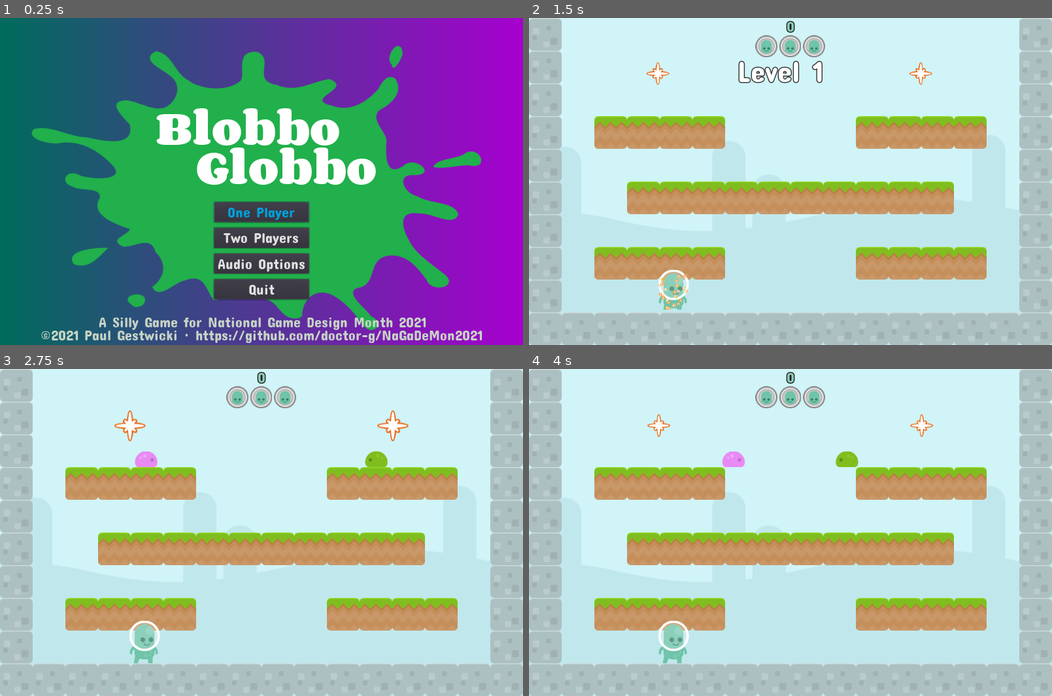
Above: before the commit, frames 1-4 (two rows, left to right).
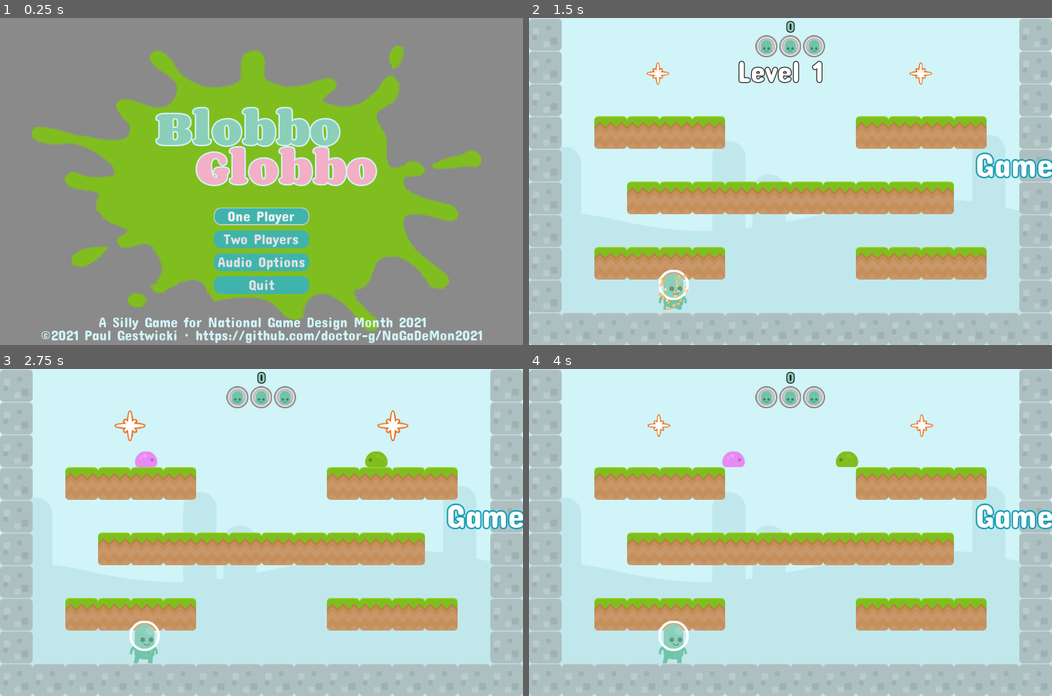
Above: after the commit, the same moments.

Repository: doctor-g/AltNaGaDeMon2021
Game: Godot game, scene res://Screens/MainMenu.tscn
Same seed, same stepped clock (60 frames per second), same inputs: the game is played once before the commit and once after it. This scene is started directly instead of the project's main scene.
Inputs:
- Up to frame 1 (0.25 s): no input
- Up to frame 2 (1.5 s): click "One Player" at 0.5 s
- Up to frame 3 (2.75 s): no input
- Up to frame 4 (4 s): no input

The runs differ from the first frame. In frame 1, 100% of the frame differs, in the area x 0-100%, y 0-100%; in frame 2, 0.8%; in frame 3, 0.8%; in frame 4, 0.8%.

Commit message:
Match main menu colors to in-game colors

Diff:
--- a/project/Common/ui_theme.tres
+++ b/project/Common/ui_theme.tres
@@ -1,6 +1,38 @@
-[gd_resource type="Theme" load_steps=3 format=2]
+[gd_resource type="Theme" load_steps=7 format=2]
 
 [ext_resource path="res://Common/ConcertOne-Regular.ttf" type="DynamicFontData" id=1]
+
+[sub_resource type="StyleBoxFlat" id=2]
+bg_color = Color( 0.25098, 0.705882, 0.67451, 1 )
+border_width_left = 2
+border_width_top = 2
+border_width_right = 2
+border_width_bottom = 2
+corner_radius_top_left = 15
+corner_radius_top_right = 15
+corner_radius_bottom_right = 15
+corner_radius_bottom_left = 15
+
+[sub_resource type="StyleBoxFlat" id=3]
+bg_color = Color( 0.3348, 0.93, 0.89032, 1 )
+corner_radius_top_left = 15
+corner_radius_top_right = 15
+corner_radius_bottom_right = 15
+corner_radius_bottom_left = 15
+
+[sub_resource type="StyleBoxFlat" id=4]
+bg_color = Color( 0.25098, 0.705882, 0.67451, 1 )
+corner_radius_top_left = 15
+corner_radius_top_right = 15
+corner_radius_bottom_right = 15
+corner_radius_bottom_left = 15
+
+[sub_resource type="StyleBoxFlat" id=5]
+bg_color = Color( 0.1296, 0.36, 0.34464, 1 )
+corner_radius_top_left = 15
+corner_radius_top_right = 15
+corner_radius_bottom_right = 15
+corner_radius_bottom_left = 15
 
 [sub_resource type="DynamicFont" id=1]
 size = 32
@@ -9,4 +41,7 @@
 
 [resource]
 default_font = SubResource( 1 )
-Button/colors/font_color_focus = Color( 0, 0.627451, 0.847059, 1 )
+Button/styles/focus = SubResource( 2 )
+Button/styles/hover = SubResource( 3 )
+Button/styles/normal = SubResource( 4 )
+Button/styles/pressed = SubResource( 5 )
--- a/project/Screens/MainMenu.tscn
+++ b/project/Screens/MainMenu.tscn
@@ -1,21 +1,17 @@
-[gd_scene load_steps=12 format=2]
+[gd_scene load_steps=10 format=2]
 
 [ext_resource path="res://Common/ui_theme.tres" type="Theme" id=1]
 [ext_resource path="res://Screens/MainMenu.gd" type="Script" id=2]
 [ext_resource path="res://Screens/menu.ogg" type="AudioStream" id=3]
 [ext_resource path="res://Screens/title_font.tres" type="DynamicFontData" id=4]
 [ext_resource path="res://UI/OptionsMenu.tscn" type="PackedScene" id=5]
-[ext_resource path="res://UI/green-splat-vector-clipart_800.png" type="Texture" id=6]
+[ext_resource path="res://Screens/splat.png" type="Texture" id=6]
 [ext_resource path="res://Common/ConcertOne-Regular.ttf" type="DynamicFontData" id=7]
-
-[sub_resource type="Gradient" id=2]
-colors = PoolColorArray( 0, 0.421875, 0.362549, 1, 0.653809, 0, 0.8125, 1 )
-
-[sub_resource type="GradientTexture" id=3]
-gradient = SubResource( 2 )
 
 [sub_resource type="DynamicFont" id=1]
 size = 84
+outline_size = 3
+outline_color = Color( 0.815686, 0.956863, 0.968627, 1 )
 font_data = ExtResource( 4 )
 
 [sub_resource type="DynamicFont" id=4]
@@ -32,16 +28,16 @@
 "_edit_vertical_guides_": [  ]
 }
 
-[node name="TextureRect" type="TextureRect" parent="."]
+[node name="ColorRect" type="ColorRect" parent="."]
 anchor_right = 1.0
 anchor_bottom = 1.0
-texture = SubResource( 3 )
-expand = true
+color = Color( 0.541176, 0.541176, 0.541176, 1 )
 __meta__ = {
 "_edit_use_anchors_": false
 }
 
 [node name="BackgroundSplat" type="Sprite" parent="."]
+modulate = Color( 0.501961, 0.745098, 0.121569, 1 )
 position = Vector2( 540, 334 )
 rotation = 0.16057
 scale = Vector2( 1.2, 0.9 )
@@ -64,12 +60,13 @@
 }
 
 [node name="Start1PButton" type="Button" parent="ButtonBox"]
+margin_top = 12.0
 margin_right = 204.0
-margin_bottom = 44.0
+margin_bottom = 50.0
 text = "One Player"
 
 [node name="Start2PButton" type="Button" parent="ButtonBox"]
-margin_top = 56.0
+margin_top = 62.0
 margin_right = 204.0
 margin_bottom = 100.0
 text = "Two Players"
@@ -77,13 +74,13 @@
 [node name="OptionsButton" type="Button" parent="ButtonBox"]
 margin_top = 112.0
 margin_right = 204.0
-margin_bottom = 156.0
+margin_bottom = 150.0
 text = "Audio Options"
 
 [node name="QuitButton" type="Button" parent="ButtonBox"]
-margin_top = 168.0
+margin_top = 162.0
 margin_right = 204.0
-margin_bottom = 212.0
+margin_bottom = 200.0
 text = "Quit"
 
 [node name="Music" type="AudioStreamPlayer" parent="."]
@@ -96,6 +93,7 @@
 margin_top = 155.0
 margin_right = 727.0
 margin_bottom = 311.0
+custom_colors/font_color = Color( 0.545098, 0.811765, 0.729412, 1 )
 custom_fonts/font = SubResource( 1 )
 text = "Blobbo"
 __meta__ = {
@@ -107,6 +105,7 @@
 margin_top = 240.0
 margin_right = 806.0
 margin_bottom = 396.0
+custom_colors/font_color = Color( 0.952941, 0.686275, 0.772549, 1 )
 custom_fonts/font = SubResource( 1 )
 text = "Globbo"
 
@@ -122,7 +121,7 @@
 anchor_bottom = 1.0
 margin_top = -69.0
 margin_bottom = -14.0
-custom_colors/font_color = Color( 0.776471, 0.827451, 0.772549, 1 )
+custom_colors/font_color = Color( 0.815686, 0.956863, 0.968627, 1 )
 custom_fonts/font = SubResource( 4 )
 text = "A Silly Game for National Game Design Month 2021
 ©2021 Paul Gestwicki · https://github.com/doctor-g/NaGaDeMon2021"
--- a/project/World/World.tscn
+++ b/project/World/World.tscn
@@ -168,10 +168,10 @@
 anchor_top = 0.5
 anchor_right = 0.5
 anchor_bottom = 0.5
-margin_left = -227.0
-margin_top = -430.0
-margin_right = 227.0
-margin_bottom = -325.0
+margin_left = 333.0
+margin_top = -80.0
+margin_right = 787.0
+margin_bottom = 25.0
 custom_fonts/font = SubResource( 1 )
 text = "Game Over"
 align = 1
Binary file added: project/Screens/splat.png
Not shown, changed: project/Screens/splat.png.import
Binary file removed: project/UI/green-splat-vector-clipart_800.png
